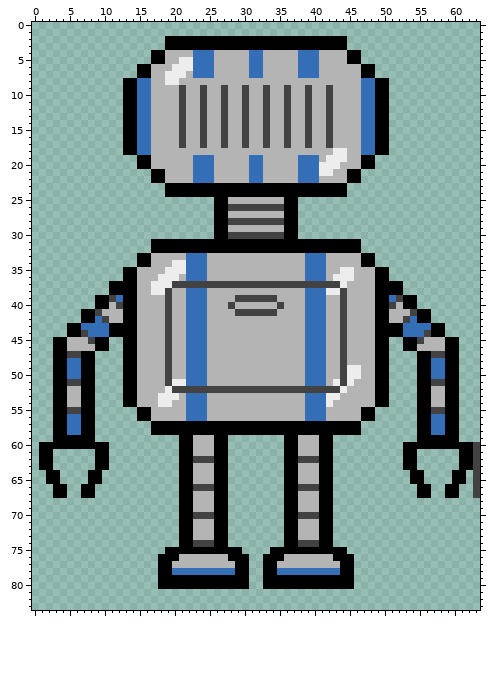
Two versions of one sprite sheet, assets/robo_player.png. The picture above was drawn from the file before the commit.
The file is 64x84 pixels.
And afterwards:
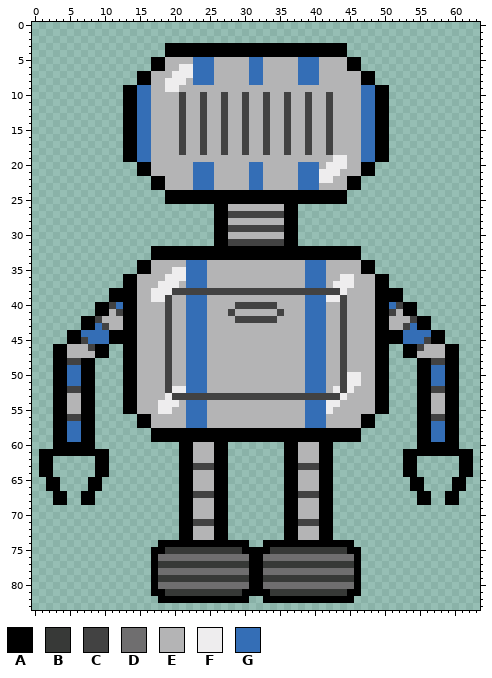
Palette (. is transparent): A #000000  B #373937  C #424242  D #6f6e6f  E #b4b4b5  F #eeedee  G #346eb6
Diff:
Changed rows in their new state; - is an unchanged pixel.
first column x 13:
 2 ------..........................------
 4 ----..AAAAAAAAAAAAAAAAAAAAAAAAAA..----
 5 --------EE----------------------------
 6 --..AA-E------------------------AA..--
 7 ------E--F----------------------------
 8 ..AA----F-GGG-----GG-----GGG------AA..
 9 ------FFE--E--E--E--E--E--E--E--------
first column x 1:
18 --------------------C--C--C--C--C--C--C--CEE-------------------
19 ------------AAGG------EEE-----EE-----EEE-E----GGAA-------------
20 ----------------------------------------E--F-------------------
21 --------------AAEE------------------------F-EEAA---------------
22 ----------------------------------------FF---------------------
23 ----------------AAEEEEGGGEEEEEGGEEEEEGGGEEEEAA-----------------
25 ------------------AAAAAAA--AAAAAAAA--AAAAAAA-------------------
26 ---------------------------EEEEEEEE----------------------------
27 ---------------------------CCCCCCCC----------------------------
28 ---------------------------EEEEEEEE----------------------------
29 ---------------------------CCCCCCCC----------------------------
30 ---------------------------EEEEEEEE----------------------------
31 ----------------.........--CCCCCCCC--.........-----------------
33 --------------..AAAAAAAAAAAAAAAAAAAAAAAAAAAAAA..---------------
34 -------------------EE------------------------------------------
35 ------------..AA--E------------------------EE-AA..-------------
36 -----------------E--F---------------------E--------------------
37 ----------..----E--FEGGGEEEEEEEEEEEEEEGGGEF-F-----..-----------
38 ------------------FCCCCCCCCCCCCCCCCCCCCCCCCF-------------------
39 --------..AA----FF----------EEEEEE-------FF-------AA..---------
40 ----------CG---------------ECCCCCCE---------------GC-----------
41 ------..AA-C---------------CEEEEEEC---------------C-AA..-------
42 --------CE------------------CCCCCC------------------EC---------
43 ----..AA-CEE--------------------------------------EEC-AA..-----
44 ------G------------------------------------------------G-------
45 --..AACGGGAA--------------------------------------AAGGGCAA..---
46 -------C----------------------------------------------C--------
47 ----EEEEAA------------------------------------------AAEEEE-----
48 ----CC--------------------------------------------------CC-----
49 --------------------------------------------EE-----------------
51 ----GG-------------EE---------------------E--F----------GG-----
52 ----CC------------CFFGGGEEEEEEEEEEEEEEGGGEFCF-----------CC-----
53 -----------------E-CCCCCCCCCCCCCCCCCCCCCCCCF-------------------
54 -------------------F----------------------F--------------------
55 ----EE------AAEE-FF----------------------F----EEAA------EE-----
56 ----CC--------------------------------------------------CC-----
57 --------------AAEEEEEGGGEEEEEEEEEEEEEEGGGEEEEEAA---------------
59 ----GG----------AAAA--AAA--AAAAAAAA--AAA--AAAA----------GG-----
60 ..------..------------------------------------------..------...
61 --AAAAAA----------------------------------------------AAAAAA--.
62 ----------------------EEE------------EEE----------------------.
63 ----------------------CCC------------CCC----------------------.
64 A-.----.-A------------------------------------------A-.----.-A.
65 --------------------------------------------------------------.
66 -A-.--.-A-------------EEE------------EEE-------------A-.--.-A-.
67 ----------------------CCC------------CCC----------------------.
68 --AA--AA----------------------------------------------AA--AA---
70 ----------------------EEE------------EEE-----------------------
71 ----------------------CCC------------CCC-----------------------
74 -----------------AAA--AAA--AAA--AAA--AAA--AAA------------------
75 ----------------AABBBBBBBBBBBAAAABBBBBBBBBBBAA-----------------
76 ----------------ADDDDDDDDDDDDDAADDDDDDDDDDDDDA-----------------
77 ----------------ABBBBBBBBBBBBBAABBBBBBBBBBBBBA-----------------
78 ----------------ADDDDDDDDDDDDDAADDDDDDDDDDDDDA-----------------
79 ----------------ABBBBBBBBBBBBBAABBBBBBBBBBBBBA-----------------
80 ----------------ADDDDDDDDDDDDDAADDDDDDDDDDDDDA-----------------
81 ----------------AABBBBBBBBBBBAAAABBBBBBBBBBBAA-----------------
82 -----------------AAAAAAAAAAAAA--AAAAAAAAAAAAA------------------
Pixel boxes of the changes (left, top, right, bottom) in both pictures:
changed: (123, 36, 389, 92)
changed: (39, 148, 480, 603)
